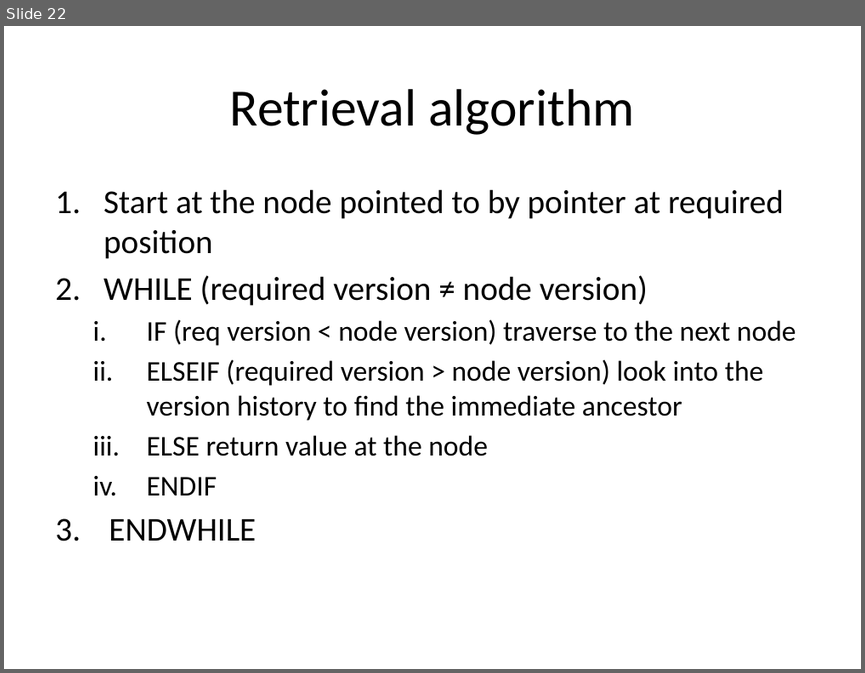
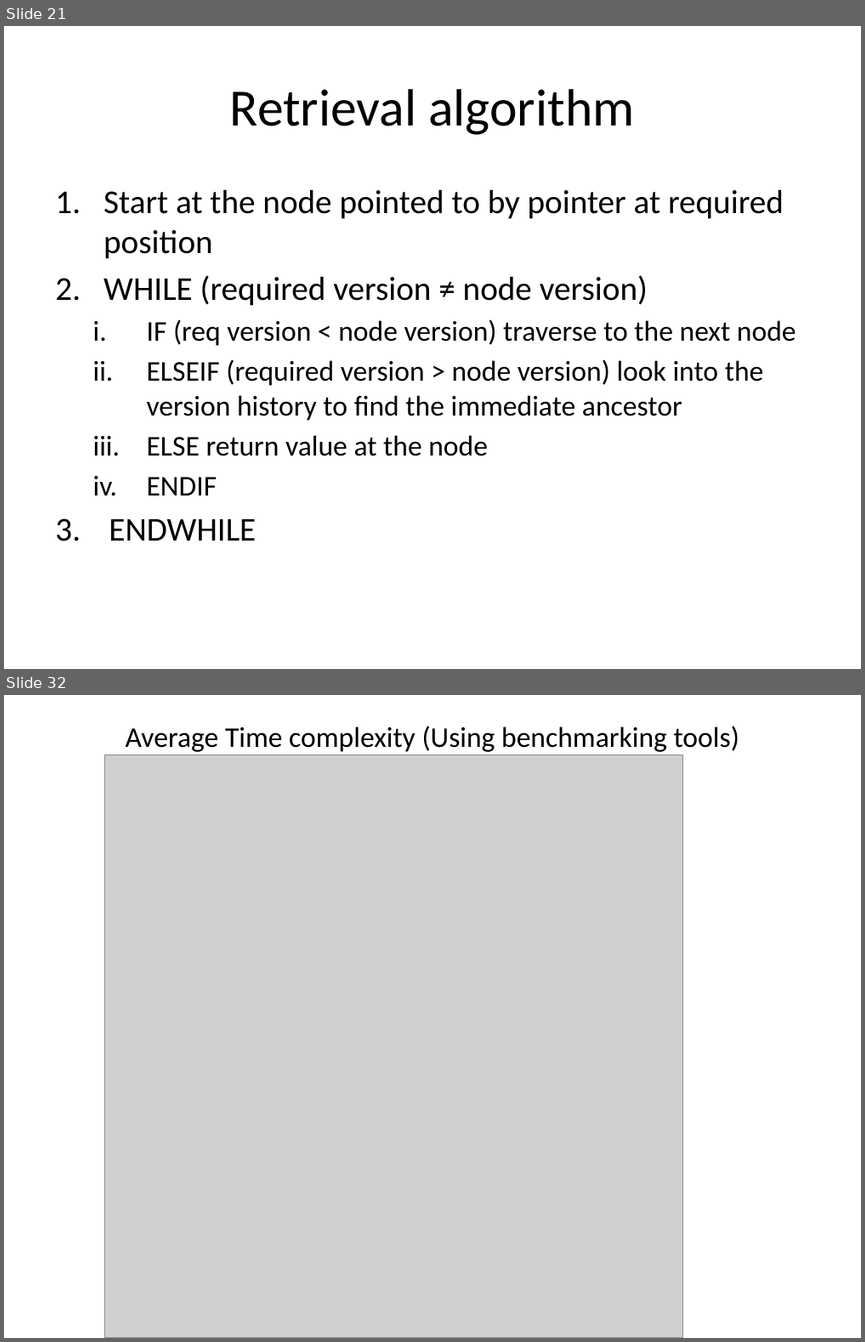
Before and after one commit to SirArthur7/PersistantDataStructure, a slide deck: Kanko/Persistent Array.pptx. Shown one above the other, each under a label of ours: slide 22 before the commit, slides 21 and 32 after it; the slides between them are not shown. The pictures are 865x673 and 865x1342 pixels, drawn with LibreOffice and Linux fonts; fonts in the diff are those of the drawing; grey boxes stand for pictures. Boxes give left, top, right and bottom in pixels: in the first picture for what was removed or moved away, otherwise in the second. Text is boxed around its words. In the diff, an @@ line names an element or a change of style, - is before the commit and + after.

```diff
--- a/Kanko/Persistent Array.pptx
+++ b/Kanko/Persistent Array.pptx
@@ slide 32 added at bbox=[4, 695, 861, 1338], background #FFFFFF @@
@@ title added at bbox=[126, 726, 739, 752], 24 pt, text #000000 @@
+Average Time complexity (Using benchmarking tools)
@@ picture added at bbox=[104, 755, 682, 1338] @@
@@ what was slide 22 is now slide 21 @@
```
Also in this commit, not shown: 12 slides changed, 11 other slides added, 2 slides removed, 16 other files.
